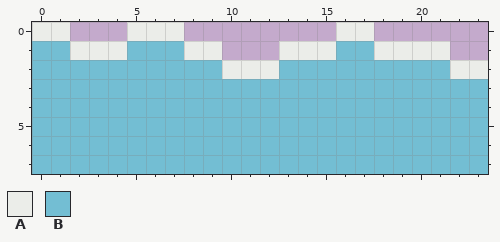
Two versions of one pixel-art sprite, assets/world/water/0.png. The picture above was drawn from the file before the commit.
The file is 24x8 pixels.
Palette (. is transparent): A #ebede9  B #73bed3
After:
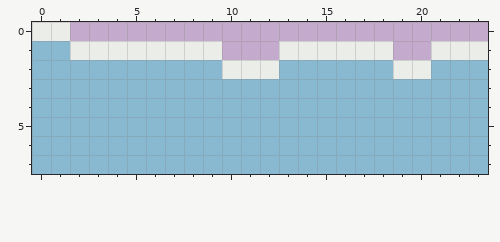
Changes in this commit:
colour B: #73bed3 -> #73bed3b9
y 0: x 5..7 AAA -> ...; x 16..17 AA -> ..
y 1: x 5..7 BBB -> AAA; x 16..17 BB -> AA; x 19..20 AA -> ..; x 22..23 .. -> AA
y 2: x 19..20 BB -> AA; x 22..23 AA -> BB
Pixel boxes of the changes (left, top, right, bottom) in both pictures:
changed: (32, 22, 488, 174)
